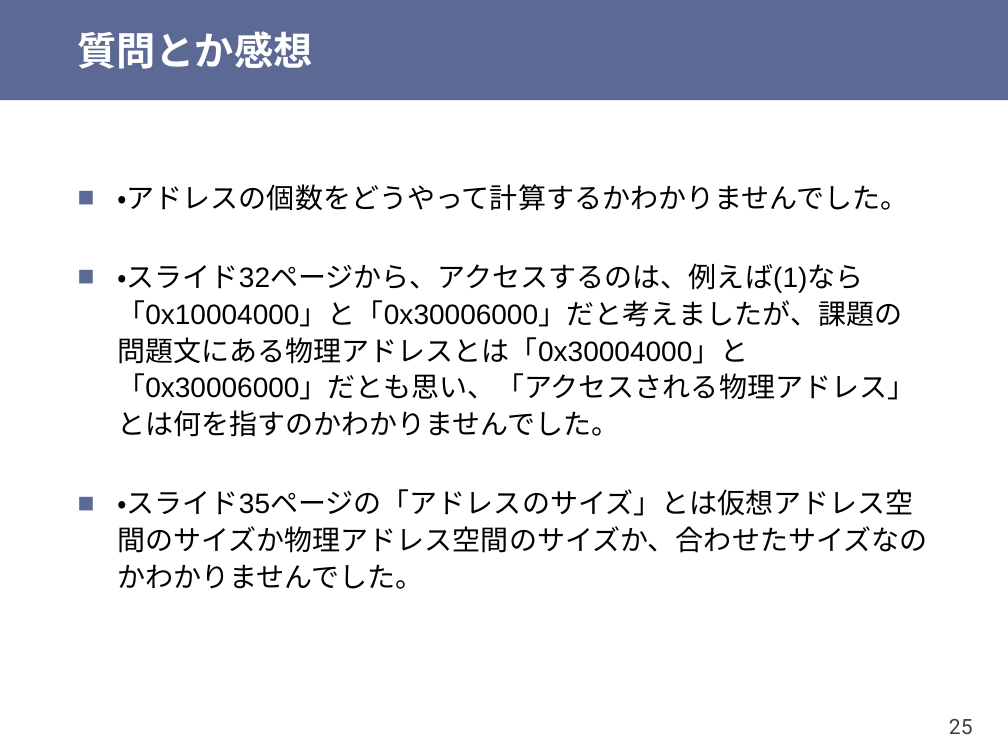
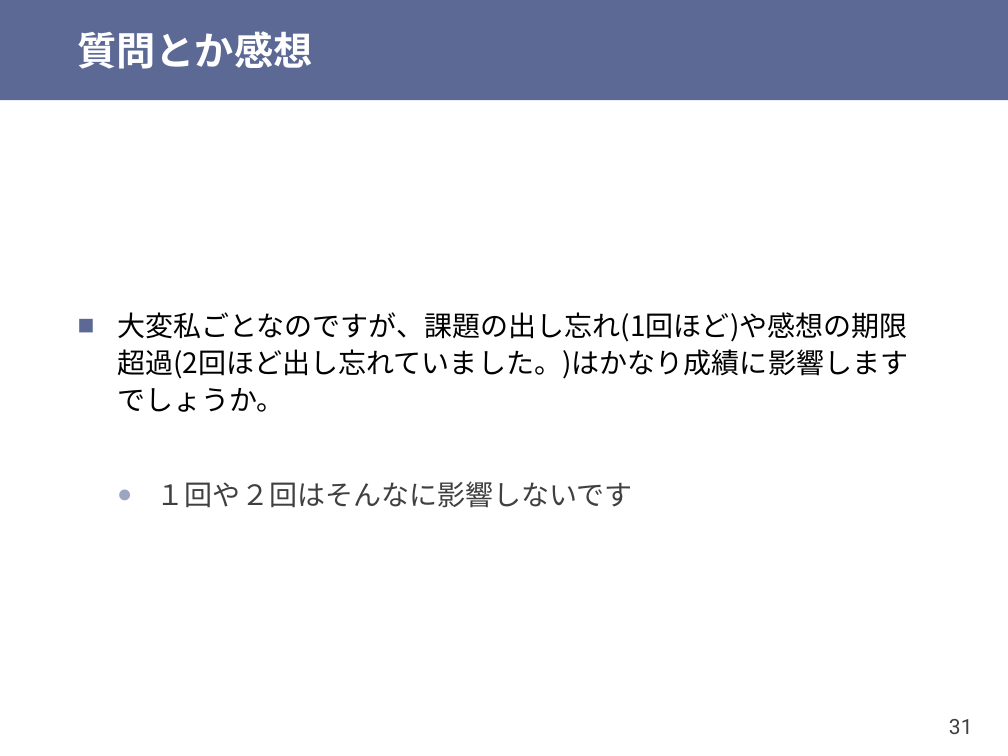
Before and after one commit to shioyadan/otya-computer-architecture-i, a slide deck: slide 31 of cai-shioya-12.pptx (slide 25 before the commit). Drawn at 1008x756 pixels with LibreOffice and Linux fonts; fonts in the diff are those of the drawing. Boxes give left, top, right and bottom in pixels: in the first picture for what was removed or moved away, otherwise in the second. Text is boxed around its words. In the diff, an @@ line names an element or a change of style, - is before the commit and + after.

```diff
--- a/cai-shioya-12.pptx
+++ b/cai-shioya-12.pptx
@@ text at [117,312,908,508]: text changed; font Arial to Noto Sans CJK JP @@
-■ ・アドレスの個数をどうやって計算するかわかりませんでした。
-■ ・スライド32ページから、アクセスするのは、例えば(1)なら「0x10004000」と「0x30006000」だと考えましたが、課題の問題文にある物理アドレスとは「0x30004000」と「0x30006000」だとも思い、「アクセスされる物理アドレス」とは何を指すのかわかりませんでした。
-■ ・スライド35ページの「アドレスのサイズ」とは仮想アドレス空間のサイズか物理アドレス空間のサイズか、合わせたサイズなのかわかりませんでした。
+■ 大変私ごとなのですが、課題の出し忘れ(1回ほど)や感想の期限超過(2回ほど出し忘れていました。)はかなり成績に影響しますでしょうか。
+  ● １回や２回はそんなに影響しないです
@@ page number at [949,719,973,734]: text changed @@
-25
+31
```
Also in this commit, not shown: 21 other slides changed, 2 slides added, 15 slides removed, 1 other file.
